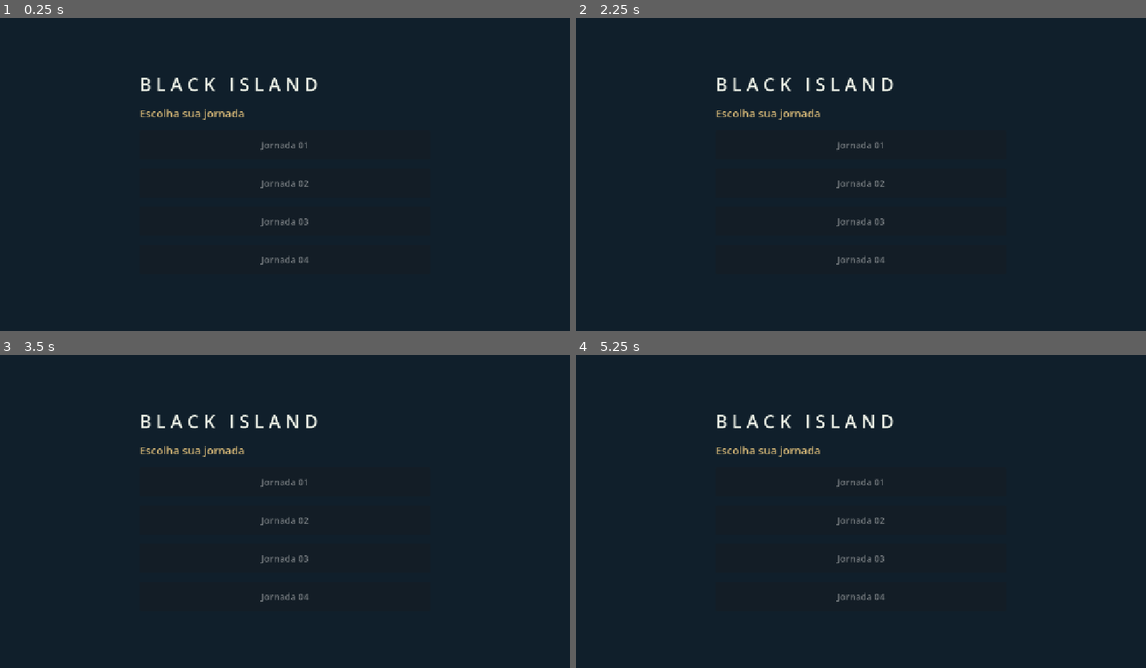
Above: before the commit, frames 1-4 (two rows, left to right).
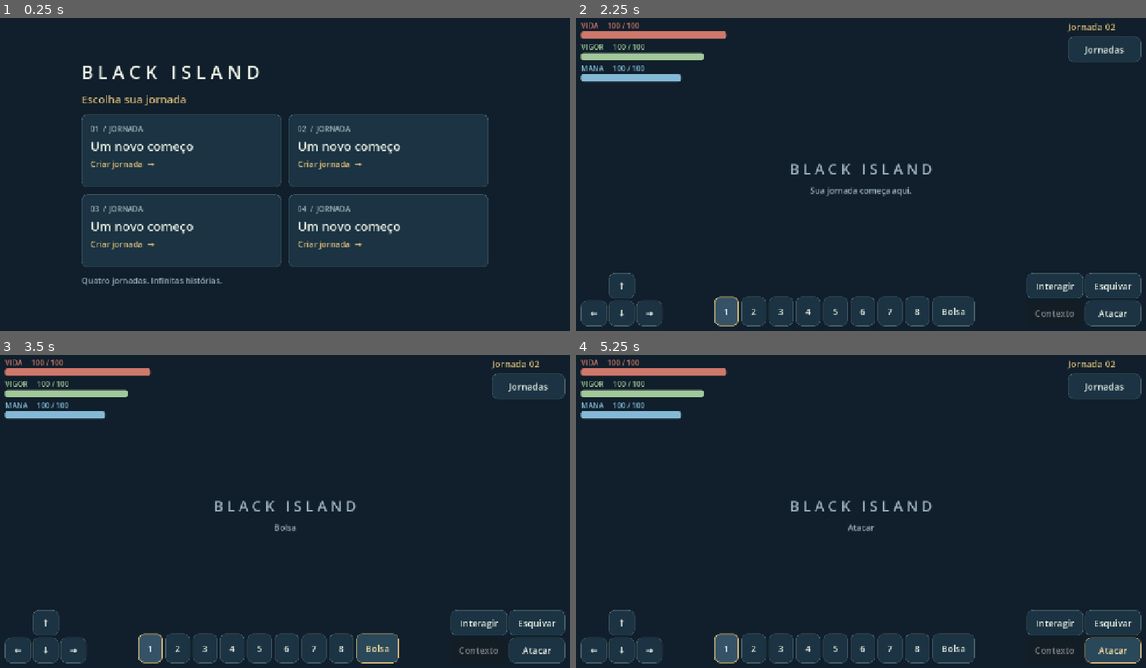
Above: after the commit, the same moments.

Repository: Sllay/Black-Islands
Game: Godot game, scene res://scenes/boot/Boot.tscn
Same seed, same stepped clock (60 frames per second), same inputs: the game is played once before the commit and once after it.
Inputs (mouse positions are in pixels of both pictures, inside the frame that each line leads up to):
- Up to frame 1 (0.25 s): no input
- Up to frame 2 (2.25 s): click (758, 149) at 0.52 s; click (1106, 49) at 1.25 s, where only the run after the commit has a clickable "Jornadas"; click (963, 149) at 2.02 s
- Up to frame 3 (3.5 s): click (376, 649) at 2.75 s, where only the run after the commit has a clickable "Bolsa"
- Up to frame 4 (5.25 s): click (1054, 624) at 3.5 s, where only the run after the commit has a clickable "Interagir"; click (1111, 624) at 4.25 s, where only the run after the commit has a clickable "Esquivar"; click (1111, 649) at 5 s, where only the run after the commit has a clickable "Atacar"

The runs differ from the first frame. In frame 1, 20% of the frame differs, in the area x 14-86%, y 15-86%; in frame 2, 5.8%; in frame 3, 6.2%; in frame 4, 6.3%.

Commit message:
feat: add four persistent profiles and production HUD shell

Diff:
--- a/game/project.godot
+++ b/game/project.godot
@@ -16,6 +16,7 @@
 
 [autoload]
 
+Profiles="*uid://cc8qeugasf77v"
 Flow="*uid://c5cyfsewpvqla"
 
 [display]
--- a/game/resources/ui/ShellTheme.tres
+++ b/game/resources/ui/ShellTheme.tres
@@ -1,4 +1,20 @@
 [gd_resource type="Theme" format=3 uid="uid://c3g5mdudlp8c0"]
+
+[sub_resource type="StyleBoxFlat" id="StyleBoxFlat_k1x20"]
+content_margin_left = 20.0
+content_margin_top = 12.0
+content_margin_right = 20.0
+content_margin_bottom = 12.0
+bg_color = Color(0.105882354, 0.2, 0.25882354, 1)
+border_width_left = 2
+border_width_top = 2
+border_width_right = 2
+border_width_bottom = 2
+border_color = Color(0.8509804, 0.7294118, 0.47058824, 1)
+corner_radius_top_left = 12
+corner_radius_top_right = 12
+corner_radius_bottom_right = 12
+corner_radius_bottom_left = 12
 
 [sub_resource type="StyleBoxFlat" id="StyleBoxFlat_3lpsw"]
 content_margin_left = 20.0
@@ -32,10 +48,28 @@
 corner_radius_bottom_right = 12
 corner_radius_bottom_left = 12
 
+[sub_resource type="StyleBoxFlat" id="StyleBoxFlat_5dee2"]
+content_margin_left = 20.0
+content_margin_top = 12.0
+content_margin_right = 20.0
+content_margin_bottom = 12.0
+bg_color = Color(0.20784314, 0.32156864, 0.4, 1)
+border_width_left = 2
+border_width_top = 2
+border_width_right = 2
+border_width_bottom = 2
+border_color = Color(0.8509804, 0.7294118, 0.47058824, 1)
+corner_radius_top_left = 12
+corner_radius_top_right = 12
+corner_radius_bottom_right = 12
+corner_radius_bottom_left = 12
+
 [resource]
 default_font_size = 20
 Button/colors/font_color = Color(0.92941177, 0.94509804, 0.90588236, 1)
 Button/colors/font_hover_color = Color(1, 0.8901961, 0.6431373, 1)
+Button/styles/focus = SubResource("StyleBoxFlat_k1x20")
 Button/styles/hover = SubResource("StyleBoxFlat_3lpsw")
 Button/styles/normal = SubResource("StyleBoxFlat_fo0vt")
+Button/styles/pressed = SubResource("StyleBoxFlat_5dee2")
 Label/colors/font_color = Color(0.92941177, 0.94509804, 0.90588236, 1)
--- /dev/null
+++ b/game/scenes/ui/ProductionHUD.tscn
@@ -0,0 +1,8 @@
+[gd_scene format=3 uid="uid://cenwl8dld8xmn"]
+
+[ext_resource type="Script" uid="uid://6ygpyppv8eir" path="res://scripts/ui/shell_hud.gd" id="1_fb6v0"]
+
+[node name="ProductionHUD" type="Control" unique_id=584661779]
+layout_mode = 3
+anchors_preset = 0
+script = ExtResource("1_fb6v0")
--- a/game/scripts/core/app_flow.gd
+++ b/game/scripts/core/app_flow.gd
@@ -8,6 +8,9 @@
 	_navigate(SAVE_SELECT)
 
 func enter_main() -> void:
+	if Profiles.current_profile().is_empty():
+		show_saves()
+		return
 	_navigate(MAIN)
 
 func _navigate(scene_path: String) -> void:
--- a/game/scripts/core/boot.gd
+++ b/game/scripts/core/boot.gd
@@ -2,4 +2,5 @@
 
 func _ready() -> void:
 	print("FLOW Boot")
+	Profiles.use_production_profiles()
 	Flow.show_saves.call_deferred()
--- /dev/null
+++ b/game/scripts/save/save_profiles.gd
@@ -0,0 +1,47 @@
+extends Node
+## Cross-scene lifetime is deliberate: UI and navigation never own profile truth.
+
+signal selection_changed(slot_id: String)
+var store := SlotStore.new()
+var selected_slot_id := ""
+
+func summaries() -> Array[Dictionary]:
+	var result: Array[Dictionary] = []
+	for slot_id: String in SlotStore.SLOT_IDS:
+		var summary := store.read_slot(slot_id)
+		summary["slot_id"] = slot_id
+		result.append(summary)
+	return result
+
+func select_slot(slot_id: String) -> Error:
+	var summary := store.read_slot(slot_id)
+	if summary.state == "unavailable":
+		return ERR_FILE_CORRUPT
+	var metadata: Dictionary = summary.metadata.duplicate(true)
+	var now := Time.get_datetime_string_from_system(true) + "Z"
+	if summary.state == "empty":
+		metadata = {
+			"schema_version": SlotStore.SCHEMA_VERSION, "slot_id": slot_id,
+			"save_id": Crypto.new().generate_random_bytes(16).hex_encode(),
+			"created_at": now, "display_name": "Jornada %s" % slot_id.trim_prefix("slot_"),
+		}
+	metadata["last_played_at"] = now
+	var error := store.write_slot(metadata)
+	if error == OK:
+		selected_slot_id = slot_id
+		selection_changed.emit(slot_id)
+		print("PROFILE selected ", slot_id)
+	return error
+
+func current_profile() -> Dictionary:
+	if selected_slot_id.is_empty():
+		return {}
+	return store.read_slot(selected_slot_id).metadata.duplicate(true)
+
+func use_test_profiles() -> void:
+	store = SlotStore.new("user://qa_profiles")
+	selected_slot_id = ""
+
+func use_production_profiles() -> void:
+	store = SlotStore.new()
+	selected_slot_id = ""
--- /dev/null
+++ b/game/scripts/save/slot_store.gd
@@ -0,0 +1,79 @@
+class_name SlotStore
+extends RefCounted
+## Versioned profile metadata only. World payloads belong to later phases.
+
+const SCHEMA_VERSION := 1
+const SLOT_IDS: Array[String] = ["slot_01", "slot_02", "slot_03", "slot_04"]
+var directory: String
+
+func _init(storage_directory: String = "user://profiles") -> void:
+	directory = storage_directory
+
+func read_slot(slot_id: String) -> Dictionary:
+	if slot_id not in SLOT_IDS:
+		return {"state": "unavailable", "metadata": {}}
+	var path := _path(slot_id)
+	var primary := _read(path, slot_id)
+	# An older backup must never silently replace a future schema.
+	if primary.get("future", false):
+		return {"state": "unavailable", "metadata": {}}
+	if primary.get("valid", false):
+		return {"state": "ready", "metadata": primary.metadata}
+	var backup := _read(path + ".bak", slot_id)
+	if backup.get("valid", false):
+		return {"state": "ready", "metadata": backup.metadata, "recovered": true}
+	if not FileAccess.file_exists(path) and not FileAccess.file_exists(path + ".bak") and not FileAccess.file_exists(path + ".tmp"):
+		return {"state": "empty", "metadata": {}}
+	return {"state": "unavailable", "metadata": {}}
+
+func write_slot(metadata: Dictionary) -> Error:
+	var slot_id: String = metadata.get("slot_id", "")
+	if not _valid(metadata, slot_id):
+		return ERR_INVALID_DATA
+	var error := DirAccess.make_dir_recursive_absolute(directory)
+	if error != OK:
+		return error
+	var path := _path(slot_id)
+	var file := FileAccess.open(path + ".tmp", FileAccess.WRITE)
+	if file == null:
+		return FileAccess.get_open_error()
+	file.store_string(JSON.stringify(metadata, "\t"))
+	file.flush()
+	error = file.get_error()
+	file.close()
+	if error != OK or not _read(path + ".tmp", slot_id).get("valid", false):
+		return ERR_FILE_CORRUPT
+	if _read(path, slot_id).get("valid", false):
+		error = DirAccess.copy_absolute(path, path + ".bak")
+		if error != OK:
+			return error
+	# Same-directory rename; failure preserves the primary/known-good backup.
+	return DirAccess.rename_absolute(path + ".tmp", path)
+
+func _path(slot_id: String) -> String:
+	return directory.path_join(slot_id + ".json")
+
+func _read(path: String, slot_id: String) -> Dictionary:
+	if not FileAccess.file_exists(path):
+		return {}
+	var file := FileAccess.open(path, FileAccess.READ)
+	if file == null:
+		return {}
+	var parser := JSON.new()
+	var error := parser.parse(file.get_as_text())
+	file.close()
+	if error != OK or not parser.data is Dictionary:
+		return {}
+	var data: Dictionary = parser.data
+	if data.get("schema_version", 0) is float or data.get("schema_version", 0) is int:
+		if data.get("schema_version", 0) > SCHEMA_VERSION:
+			return {"future": true}
+	return {"valid": _valid(data, slot_id), "metadata": data}
+
+func _valid(data: Dictionary, slot_id: String) -> bool:
+	if slot_id not in SLOT_IDS or data.get("slot_id") != slot_id or data.get("schema_version") != SCHEMA_VERSION:
+		return false
+	for key: String in ["save_id", "created_at", "last_played_at", "display_name"]:
+		if not data.get(key) is String or data[key].is_empty() or data[key].length() > 128:
+			return false
+	return true
--- a/game/scripts/ui/main_view.gd
+++ b/game/scripts/ui/main_view.gd
@@ -3,3 +3,5 @@
 func _ready() -> void:
 	print("FLOW Main")
 	ShellUI.setup(self)
+	var hud: Control = load("res://scenes/ui/ProductionHUD.tscn").instantiate()
+	add_child(hud)
--- a/game/scripts/ui/save_select.gd
+++ b/game/scripts/ui/save_select.gd
@@ -1,16 +1,38 @@
 extends Control
+
+var status_label: Label
 
 func _ready() -> void:
 	print("FLOW SaveSelect")
 	ShellUI.setup(self)
 	var safe := ShellSafeArea.new()
+	safe.name = "SafeArea"
 	add_child(safe)
 	var center := CenterContainer.new()
+	center.name = "Center"
 	safe.add_child(center)
-	var content := ShellUI.column(center, 20)
+	var content := ShellUI.column(center, 16)
+	content.name = "Content"
 	content.add_child(ShellUI.label_text("B L A C K   I S L A N D", 40))
 	content.add_child(ShellUI.label_text("Escolha sua jornada", 24, ShellUI.GOLD))
-	for index: int in range(4):
-		var slot := ShellUI.button("Jornada %02d" % (index + 1), "Slot%02d" % (index + 1), Vector2(640, 64))
-		slot.disabled = true
-		content.add_child(slot)
+	var grid := GridContainer.new()
+	grid.name = "Slots"
+	grid.columns = 2
+	grid.add_theme_constant_override("h_separation", 16)
+	grid.add_theme_constant_override("v_separation", 16)
+	content.add_child(grid)
+	var summaries := Profiles.summaries()
+	for index: int in range(summaries.size()):
+		var card := SaveSlotCard.new()
+		card.configure(summaries[index], index)
+		card.chosen.connect(_on_slot_chosen)
+		grid.add_child(card)
+	status_label = ShellUI.label_text("Quatro jornadas. Infinitas histórias.", 18, ShellUI.MUTED)
+	content.add_child(status_label)
+
+func _on_slot_chosen(slot_id: String) -> void:
+	var error := Profiles.select_slot(slot_id)
+	if error == OK:
+		Flow.enter_main()
+	else:
+		status_label.text = "Não foi possível salvar. Seus dados foram preservados."
--- /dev/null
+++ b/game/scripts/ui/save_slot_card.gd
@@ -0,0 +1,34 @@
+class_name SaveSlotCard
+extends Button
+
+signal chosen(slot_id: String)
+var slot_id: String
+
+func configure(summary: Dictionary, index: int) -> void:
+	slot_id = summary.slot_id
+	name = "Slot%02d" % (index + 1)
+	custom_minimum_size = Vector2(440, 160)
+	size_flags_horizontal = Control.SIZE_EXPAND_FILL
+	disabled = summary.state == "unavailable"
+	var margin := MarginContainer.new()
+	margin.set_anchors_and_offsets_preset(Control.PRESET_FULL_RECT)
+	for side: String in ["left", "right", "top", "bottom"]:
+		margin.add_theme_constant_override("margin_" + side, 20)
+	margin.mouse_filter = Control.MOUSE_FILTER_IGNORE
+	add_child(margin)
+	var content := ShellUI.column(margin, 8)
+	content.mouse_filter = Control.MOUSE_FILTER_IGNORE
+	content.add_child(ShellUI.label_text("%02d  /  JORNADA" % (index + 1), 16, ShellUI.MUTED))
+	var title: String = summary.metadata.get("display_name", "Um novo começo")
+	if disabled:
+		title = "Dados indisponíveis"
+	content.add_child(ShellUI.label_text(title, 27))
+	var detail := "Criar jornada  →"
+	if summary.state == "ready":
+		detail = "Continuar  →"
+		if summary.get("recovered", false):
+			detail = "Continuar pelo backup  →"
+	elif disabled:
+		detail = "Preservado para recuperação"
+	content.add_child(ShellUI.label_text(detail, 18, ShellUI.GOLD))
+	pressed.connect(func() -> void: chosen.emit(slot_id))
--- /dev/null
+++ b/game/scripts/ui/shell_hud.gd
@@ -0,0 +1,94 @@
+extends Control
+## Presentation and semantic input only; no inventory, stats or combat authority.
+
+var feedback: Label
+
+func _ready() -> void:
+	set_anchors_and_offsets_preset(Control.PRESET_FULL_RECT)
+	var safe := ShellSafeArea.new()
+	safe.name = "SafeArea"
+	add_child(safe)
+	var layout := ShellUI.column(safe, 16)
+	var top := HBoxContainer.new()
+	layout.add_child(top)
+	var stats := ShellUI.column(top, 6)
+	for entry: Array in [["Health", "VIDA", 320, Color("cf786c")], ["Stamina", "VIGOR", 270, Color("a2c79b")], ["Mana", "MANA", 220, Color("84b9d6")]]:
+		var resource := ShellUI.column(stats, 2)
+		resource.size_flags_horizontal = Control.SIZE_SHRINK_BEGIN
+		resource.name = entry[0]
+		resource.add_child(ShellUI.label_text(entry[1] + "     100 / 100", 16, entry[3]))
+		var bar := ProgressBar.new()
+		bar.custom_minimum_size = Vector2(entry[2], 16)
+		bar.value = 100
+		bar.show_percentage = false
+		var fill := StyleBoxFlat.new()
+		fill.bg_color = entry[3]
+		fill.corner_radius_top_left = 5
+		fill.corner_radius_top_right = 5
+		fill.corner_radius_bottom_left = 5
+		fill.corner_radius_bottom_right = 5
+		bar.add_theme_stylebox_override("fill", fill)
+		resource.add_child(bar)
+	var spacer := Control.new()
+	spacer.size_flags_horizontal = Control.SIZE_EXPAND_FILL
+	top.add_child(spacer)
+	var journey := ShellUI.column(top, 8)
+	journey.add_child(ShellUI.label_text(Profiles.current_profile().get("display_name", "Black Island"), 20, ShellUI.GOLD))
+	var return_button := ShellUI.button("Jornadas", "ReturnToSaves", Vector2(160, 56))
+	return_button.pressed.connect(Flow.show_saves)
+	journey.add_child(return_button)
+	var middle := CenterContainer.new()
+	middle.size_flags_vertical = Control.SIZE_EXPAND_FILL
+	layout.add_child(middle)
+	var caption := ShellUI.column(middle, 12)
+	caption.add_child(ShellUI.label_text("B L A C K   I S L A N D", 32, ShellUI.MUTED))
+	feedback = ShellUI.label_text("Sua jornada começa aqui.", 18, ShellUI.MUTED)
+	feedback.horizontal_alignment = HORIZONTAL_ALIGNMENT_CENTER
+	caption.add_child(feedback)
+	var bottom := HBoxContainer.new()
+	bottom.add_theme_constant_override("separation", 20)
+	bottom.alignment = BoxContainer.ALIGNMENT_CENTER
+	layout.add_child(bottom)
+	var movement := GridContainer.new()
+	movement.name = "Movement"
+	movement.columns = 3
+	bottom.add_child(movement)
+	for entry: Array in [["", ""], ["↑", "move_up"], ["", ""], ["←", "move_left"], ["↓", "move_down"], ["→", "move_right"]]:
+		if entry[1].is_empty():
+			movement.add_child(Control.new())
+		else:
+			movement.add_child(_action(entry[0], entry[1]))
+	var hotbar := HBoxContainer.new()
+	hotbar.name = "Hotbar"
+	hotbar.size_flags_horizontal = Control.SIZE_EXPAND_FILL
+	hotbar.size_flags_vertical = Control.SIZE_SHRINK_END
+	hotbar.alignment = BoxContainer.ALIGNMENT_CENTER
+	hotbar.add_theme_constant_override("separation", 6)
+	bottom.add_child(hotbar)
+	var group := ButtonGroup.new()
+	for index: int in range(8):
+		var slot := ShellUI.button(str(index + 1), "Hotbar%d" % (index + 1), Vector2(54, 64))
+		slot.toggle_mode = true
+		slot.button_group = group
+		slot.button_pressed = index == 0
+		hotbar.add_child(slot)
+	hotbar.add_child(_action("Bolsa", "inventory", Vector2(86, 64)))
+	var actions := GridContainer.new()
+	actions.name = "Actions"
+	actions.columns = 2
+	bottom.add_child(actions)
+	actions.add_child(_action("Interagir", "interact", Vector2(114, 56)))
+	actions.add_child(_action("Esquivar", "dodge", Vector2(114, 56)))
+	var context := ShellUI.button("Contexto", "Context", Vector2(114, 56))
+	context.disabled = true
+	actions.add_child(context)
+	actions.add_child(_action("Atacar", "attack_primary", Vector2(114, 56)))
+
+func _action(title: String, action: String, minimum := Vector2(56, 56)) -> Button:
+	var button := ShellUI.button(title, action.to_pascal_case(), minimum)
+	button.button_down.connect(func() -> void:
+		Input.action_press(action)
+		feedback.text = title)
+	button.button_up.connect(func() -> void: Input.action_release(action))
+	button.tree_exiting.connect(func() -> void: Input.action_release(action))
+	return button
Not shown, added: game/scripts/save/save_profiles.gd.uid
Not shown, added: game/scripts/save/slot_store.gd.uid
Not shown, added: game/scripts/ui/save_slot_card.gd.uid
Not shown, added: game/scripts/ui/shell_hud.gd.uid
Not shown, changed: harness/build/S01-P01.md
